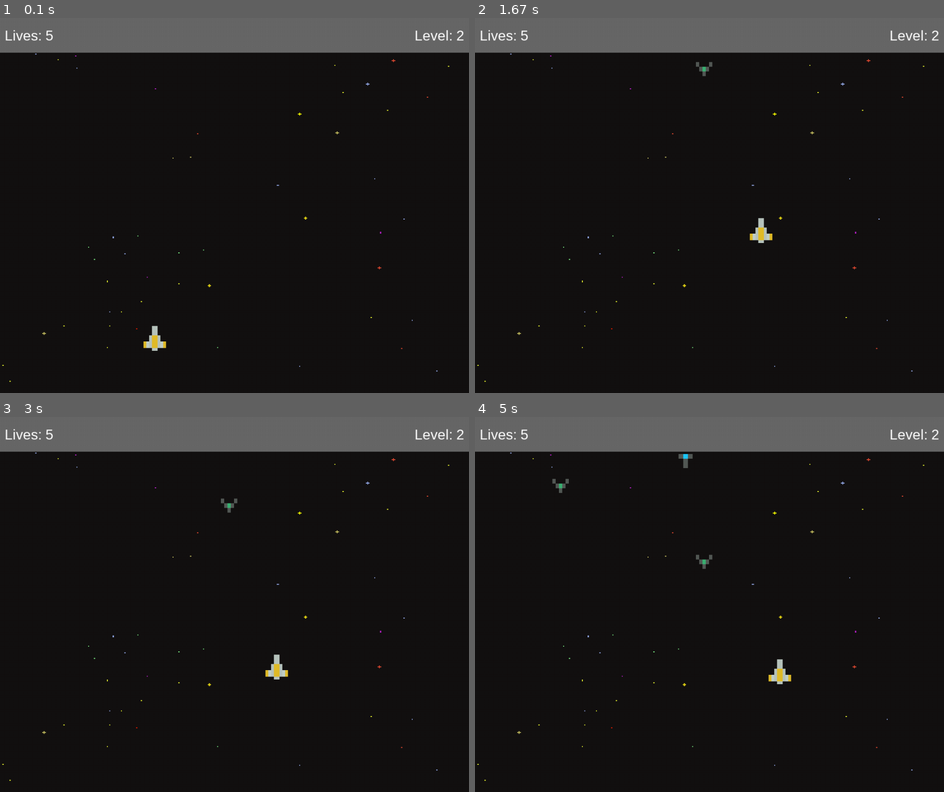
Above: before the commit, frames 1-4 (two rows, left to right).
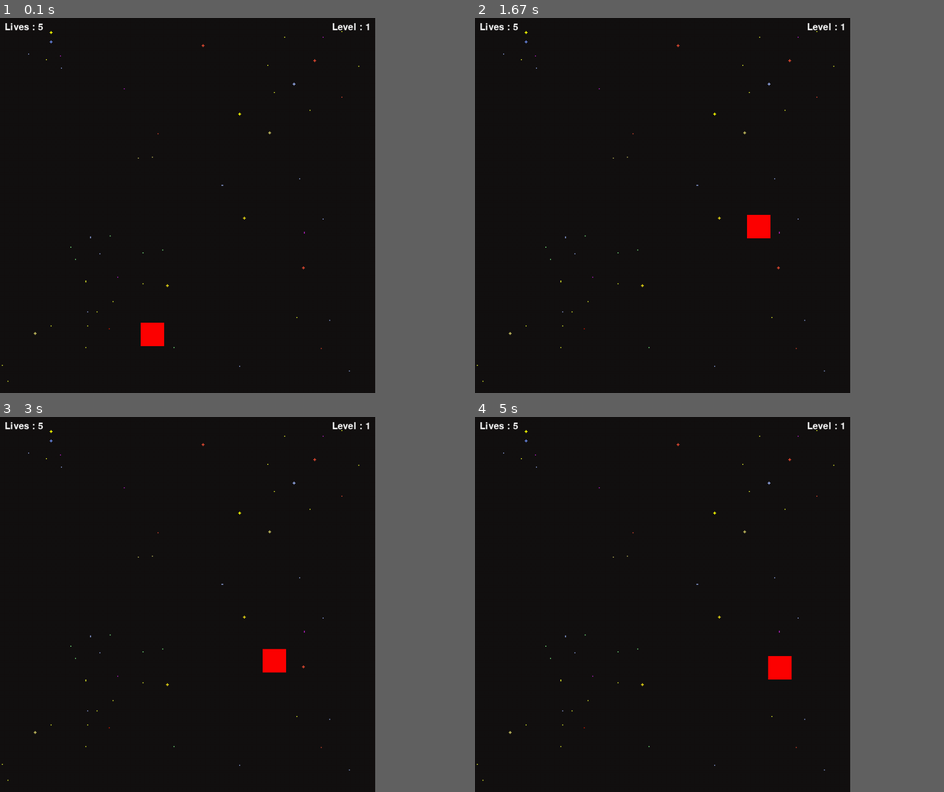
Above: after the commit, the same moments.

Repository: Arunkumar-60/pygame-builds
Game: pygame game, started from Galaxy_Invader/main.py
The game is run twice, just before and just after one commit, with the same random seed, the same clock (stepped at 60 frames per second) and the same inputs.
Inputs:
- Up to frame 1 (0.1 s): no input
- Up to frame 2 (1.67 s): hold W 0.33-0.8 s; hold Right 0.33-0.8 s; hold Right 0.83-1.3 s; hold W 1.33-1.63 s
- Up to frame 3 (3 s): hold Right 1.67-2.13 s; hold A 2.17-2.7 s; hold Down from 2.73 s (still down)
- Up to frame 4 (5 s): release Down at 3.03 s; hold A 3.07-3.47 s; hold Up 3.5-3.87 s; hold D 3.9-4.53 s; hold Down 4.57-4.93 s; hold A from 4.97 s (still down)
In our replay, the window is 900x720 before the commit and 720x720 after it. These sizes can differ from the game's own. Grey fills any space a smaller window leaves; there, only what the larger window draws over its background counts as a difference.

The runs differ from the first frame. In frame 1, 9.8% of the frame differs, in the area x 0-100%, y 0-98%; in frame 2, 9.8%; in frame 3, 9.9%; in frame 4, 10%.

Commit message:
friday - 31-jan BEFORE EXAM

Diff:
--- a/Galaxy_Invader/main.py
+++ b/Galaxy_Invader/main.py
@@ -1,291 +1,123 @@
 import pygame
+import math
+import time
+import os
 import random
-import os
-import time
 
-# Path
-
-IMAGE_PATH = 'Assets/Img'
-AUDIO_PATH = 'Assets/Audio'
-
-#
-padding_x=10
-padding_y = 20
-offset_X=padding_x/2
-offset_y=padding_y/2
 
 # Initialize pygame
+
 pygame.init()
 
 # Initialize font
+
 pygame.font.init()
 
-# Define colors
 
-WHITE = (255, 255, 255)
-BLACK = (0, 0, 0)
-RED = (255, 0, 0)
-GREEN = (0, 255, 0)
-BLUE = (0, 0, 255)
-YELLOW = (255, 255, 0)
-GREY = (104, 104, 104)
+#path
+IMG_PATH = 'Assets/Img'
 
-# Set Game Speed
-
-FPS = 60
-PLAYER_VELOCITY = 5
-
-# Load Fonts
-
-
-HEALTH_FONT = pygame.font.SysFont('arial', 30)
-
-
-# load Images
-
-RED_SPACE_SHIP_IMAGE = pygame.image.load(os.path.join(
-    IMAGE_PATH,'pixel_ship_red_small.png'))
-
-GREEN_SPACE_SHIP_IMAGE = pygame.image.load(os.path.join(
-    IMAGE_PATH,'pixel_ship_green_small.png'))
-
-BLUE_SPACE_SHIP_IMAGE = pygame.image.load(os.path.join(
-    IMAGE_PATH,'pixel_ship_blue_small.png'))
-
-
-# THIS IS PLAYER SHIP IMAGE
-
-YELLOW_SPACE_SHIP_IMAGE = pygame.image.load(os.path.join(
-    IMAGE_PATH,'pixel_ship_yellow.png'))
-
-# load Bullet Images
-
-RED_LASER_IMAGE = pygame.image.load(os.path.join(
-    IMAGE_PATH,'pixel_laser_red.png'))
-
-GREEN_LASER_IMAGE = pygame.image.load(os.path.join(
-    IMAGE_PATH,'pixel_laser_green.png'))
-
-BLUE_LASER_IMAGE = pygame.image.load(os.path.join(
-    IMAGE_PATH,'pixel_laser_blue.png'))
-
-YELLOW_LASER_IMAGE = pygame.image.load(os.path.join(
-    IMAGE_PATH,'pixel_laser_yellow.png'))
-
-
-
-# Set window size
-
-WINDOW_WIDTH = 1000
-WINDOW_HEIGHT = 800
-
-# Set up the window
-
-GAME_WINDOW = pygame.display.set_mode((WINDOW_WIDTH, WINDOW_HEIGHT))
-
-GAME_STATS = pygame.Rect(0,0,WINDOW_WIDTH,40)
+WIDTH , HEIGHT = 800,800
+WIN=pygame.display.set_mode((WIDTH,HEIGHT))
 
 # Title, Background image and ICON
 
 pygame.display.set_caption("Space Invaders")
 
-ICON = pygame.image.load(os.path.join(
-    IMAGE_PATH,'pixel_ship_yellow.png'))
+ICON = pygame.image.load(os.path.join(IMG_PATH, 'pixel_ship_yellow.png'))
 
 pygame.display.set_icon(ICON)
 
-BACKGROUND_IMAGE = pygame.transform.scale(pygame.image.load(os.path.join('Assets/Img', 'background-black.png')), (WINDOW_WIDTH, WINDOW_HEIGHT))
 
 
-# Ship dimensions
+# Define colors
 
-SHIP_WIDTH = 60
-SHIP_HEIGHT = 60
+WHITE = (255, 255, 255)
 
-#enemies
+BLACK = (0, 0, 0)
 
-ENEMY_WIDTH = 50
-ENEMY_HEIGHT = 50
+RED = (255, 0, 0)
 
+GREEN = (0, 255, 0)
 
-def collide(obj1,obj2):
-    offset_x = obj2.x - obj1.x
-    offset_y = obj2.y - obj1.y
-    return obj1.mask.overlap(obj2.mask , (offset_y,offset_y)) != None
+BLUE = (0, 0, 255)
 
-class Laser:
-    def __init__(self, x, y, img):
-        self.x = x
-        self.y = y
-        self.img = img
-        self.mask = pygame.mask.from_surface(self.img)
+YELLOW = (255, 255, 0)
 
-    def draw(self, window):
-        window.blit(self.img, (self.x, self.y))
+GREY = (104,104,104)
 
-    def move(self, LASER_VELOCITY):
-        self.y -= LASER_VELOCITY
+def rotate(a):
+    return pygame.transform.rotate(a, 180)
 
-    def off_screen(self,height):
-        return not (self.y <= height and self.y>=0)
+# Load images
+RED_SPACE_SHIP = rotate(pygame.image.load(os.path.join(IMG_PATH, 'pixel_ship_red_small.png')))
 
-    def collision(self, obj):
-        return collide(self, obj)
+GREEN_SPACE_SHIP = rotate(pygame.image.load(os.path.join(IMG_PATH, 'pixel_ship_green_small.png')))
+
+BLUE_SPACE_SHIP = rotate(pygame.image.load(os.path.join(IMG_PATH, 'pixel_ship_blue_small.png')))
+
+#player ship
+YELLOW_SPACE_SHIP = pygame.image.load(os.path.join(IMG_PATH, 'pixel_ship_yellow.png'))
+
+# Lasers
+
+RED_LASER = pygame.image.load(os.path.join(IMG_PATH, 'pixel_laser_red.png'))
+
+GREEN_LASER = pygame.image.load(os.path.join(IMG_PATH, 'pixel_laser_green.png'))
+
+BLUE_LASER = pygame.image.load(os.path.join(IMG_PATH, 'pixel_laser_blue.png'))
+
+YELLOW_LASER = pygame.image.load(os.path.join(IMG_PATH, 'pixel_laser_yellow.png'))
+
+# Background
+
+BG = pygame.transform.scale(pygame.image.load(os.path.join(IMG_PATH, 'background-black.png')),(WIDTH,HEIGHT))
+
+# Set up the window
+
 
 
 class Ship:
-
-    COOLDOWN = 30
     def __init__(self, x, y, health=100):
         self.x = x
         self.y = y
         self.health = health
         self.ship_img = None
         self.laser_img = None
-        self.cooldown_counter = 0
-        self.lasers=[]
-
-
+        self.lasers = []
+        self.cool_down_counter = 0
 
     def draw(self, window):
-        window.blit(self.ship_img, (self.x,self.y))
-        for lasers in self.lasers:
-            lasers.draw(window)
+        pygame.draw.rect(window, RED , (self.x,self.y,50,50))
 
-    def move_lasers(self,LASER_VELOCITY,objs):
-        self.cooldown()
-        for laser in self.lasers:
-            laser.move(LASER_VELOCITY)
-            if laser.off_screen(WINDOW_HEIGHT):
-                self.lasers.remove(laser)
-            elif laser.collision(objs):
-                self.health -= 10
-                self.lasers.remove(laser)
+def main():
+    run =True
 
-    def cooldown(self):
-        if self.cooldown_counter >= self.COOLDOWN:
-            self.cooldown_counter =0
-        elif self.cooldown_counter > 0:
-            self.cooldown_counter = 0
-
-    def shoot(self):
-        if self.cooldown_counter == 0:
-            laser = Laser(self.x + self.get_width() // 2 - 5, self.y - 10, self.laser_img)
-            self.lasers.append(laser)
-            self.cooldown_counter = 1
-
-
-    def get_width(self):
-        return self.ship_img.get_width()
-
-    def get_height(self):
-        return self.ship_img.get_height()
-
-class Player(Ship):
-    def __init__(self, x, y, health=100):
-        super().__init__(x, y, health)
-
-        self.ship_img = pygame.transform.scale(YELLOW_SPACE_SHIP_IMAGE,(SHIP_WIDTH,SHIP_HEIGHT))
-        self.laser_img = YELLOW_LASER_IMAGE
-        self.mask = pygame.mask.from_surface(self.ship_img)
-        self.max_health =  health
-
-
-    def move_lasers(self,LASER_VELOCITY,objs):
-        self.cooldown()
-        for laser in self.lasers:
-            laser.move(LASER_VELOCITY)
-            if laser.off_screen(WINDOW_HEIGHT):
-                self.lasers.remove(laser)
-            else:
-                for obj in objs:
-                    if laser.collision(obj):
-                        objs.remove(obj)
-                        self.lasers.remove(laser)
-
-
-class Enemy(Ship):
-    #dictonary to map issues
-    COLOR_MAP = {
-        RED: (pygame.transform.rotate(pygame.transform.scale(RED_SPACE_SHIP_IMAGE,(ENEMY_WIDTH,ENEMY_HEIGHT)),180),RED_LASER_IMAGE),
-        GREEN: (pygame.transform.rotate(pygame.transform.scale(GREEN_SPACE_SHIP_IMAGE,(ENEMY_WIDTH,ENEMY_HEIGHT)),180),GREEN_LASER_IMAGE),
-        BLUE: (pygame.transform.rotate(pygame.transform.scale(BLUE_SPACE_SHIP_IMAGE,(ENEMY_WIDTH,ENEMY_HEIGHT)),180),BLUE_LASER_IMAGE)
-    }
-    def __init__(self, x, y,color ,health=100):
-        super().__init__(x, y, health)
-
-        self.ship_img, self.laser_img = self.COLOR_MAP[color]
-        self.mask = pygame.mask.from_surface(self.ship_img)
-        self.max_health = health
-    def move(self,ENEMY_VELOCITY):
-        self.y += ENEMY_VELOCITY
-
-# Game loop
-def main():
-    run = True
+    FPS=60
     level = 1
     lives = 5
+    player_vel = 5
+    main_font = pygame.font.SysFont('comicsans', 30)
+    player = Ship(300,650)
     clock = pygame.time.Clock()
-    main_font = pygame.font.SysFont('arial',50)
-    lost_font = pygame.font.SysFont('arial', 70)
-
-    WAVE_LENGTH = 0
-    ENEMY_VELOCITY =1
-    LASER_VELOCITY = 4
-    lost = False
-    player = Player(300,650)
-
-    enemies = []
-
-
-    def redraw_window():
-        lives_label = HEALTH_FONT.render(f'Lives: {lives}',1, WHITE)
-        level_label = HEALTH_FONT.render(f'Level: {level}',1, WHITE)
-
-        GAME_WINDOW.blit(BACKGROUND_IMAGE, (0, 0))
-
-        GAME_STATS.width= WINDOW_WIDTH
-        GAME_STATS.height= max(lives_label.get_height(),level_label.get_height()) + padding_y*2
-
-
-        for enemy in enemies:
-            enemy.draw(GAME_WINDOW)
-        player.draw(GAME_WINDOW)
 
 
 
 
+    def redraw_window():
+        WIN.blit(BG, (0,0))
+        lives_lebel = main_font.render(f"Lives : {lives}", 1 , WHITE)
+        level_lebel = main_font.render(f"Level : {level}", 1, WHITE)
 
-        pygame.draw.rect(GAME_WINDOW, GREY, GAME_STATS)
-        GAME_WINDOW.blit(lives_label, (padding_x, padding_y))
-        GAME_WINDOW.blit(level_label, (WINDOW_WIDTH-level_label.get_width()-padding_x,padding_y))
-        if lost:
-            GAME_WINDOW.blit(lost_font.render('Game Over!',1, RED), (WINDOW_WIDTH/2 - lost_font.render('Game Over!',1, RED).get_width()/2, WINDOW_HEIGHT/2))
-
+        WIN.blit(lives_lebel, (10,10))
+        WIN.blit(level_lebel, (WIDTH - level_lebel.get_width() - 10, 10))
+        player.draw(WIN)
 
         pygame.display.update()
 
     while run:
         clock.tick(FPS)
         redraw_window()
-
-        if lives <=0 or player.health <=0:
-            lost = True
-
-            lost_count +=1
-            if lost_count > 3 * FPS:
-                run=False
-            else:
-                continue
-
-
-        if len(enemies)==0:
-            level += 1
-            WAVE_LENGTH += 5
-            for i in range(WAVE_LENGTH):
-                enemy = Enemy(random.randrange(50, WINDOW_WIDTH-50-ENEMY_WIDTH),random.randint(-1000,-10),random.choice([RED,GREEN,BLUE]))
-                enemies.append(enemy)
-
         for event in pygame.event.get():
             if event.type == pygame.QUIT:
                 run = False
@@ -294,31 +126,15 @@
                 if event.key == pygame.K_ESCAPE:
                     run = False
                     pygame.quit()
+            # player movement
+        keys = pygame.key.get_pressed()
 
-        keys = pygame.key.get_pressed()
-        if (keys[pygame.K_a] or keys[pygame.K_LEFT]) and (player.x-PLAYER_VELOCITY > 0): #left
-            player.x -= PLAYER_VELOCITY
-        if (keys[pygame.K_d] or keys[pygame.K_RIGHT]) and (player.x+PLAYER_VELOCITY) < WINDOW_WIDTH - player.get_width() : #right
-            player.x += PLAYER_VELOCITY
-        if (keys[pygame.K_w] or keys[pygame.K_UP]) and (player.y - PLAYER_VELOCITY > 0 + GAME_STATS.height ): #up
-            player.y -= PLAYER_VELOCITY
-        if (keys[pygame.K_s] or keys[pygame.K_DOWN]) and (player.y + PLAYER_VELOCITY + player.get_height() <WINDOW_HEIGHT ): #down
-            player.y += PLAYER_VELOCITY
-        if keys[pygame.K_SPACE]:
-            player.shoot()
-
-        for enemy in enemies[:]:
-            enemy.move(ENEMY_VELOCITY)
-            enemy.move_lasers(LASER_VELOCITY,player)
-            if enemy.y + enemy.get_height() > WINDOW_HEIGHT:
-                lives -= 1
-                enemies.remove(enemy)
-
-        player.move_lasers( 0 - LASER_VELOCITY , enemies)
-        redraw_window()
-
-
-
-
-if __name__ == "__main__":
-    main()
+        if (keys[pygame.K_LEFT] or keys[pygame.K_a]):
+            player.x -= player_vel
+        if (keys[pygame.K_RIGHT] or keys[pygame.K_d]):
+            player.x += player_vel
+        if (keys[pygame.K_UP] or keys[pygame.K_w]):
+            player.y -= player_vel
+        if (keys[pygame.K_DOWN] or keys[pygame.K_s]):
+            player.y += player_vel
+main()
--- a/Space_Dodge/main.py
+++ b/Space_Dodge/main.py
@@ -31,8 +31,6 @@
 WINDOW_WIDTH = 1000
 WINDOW_HEIGHT = 800
 GAME_BORDER_WIDTH = 10
-
-
 
 
 # Define colors
Not shown, added: Galaxy_Invader/Assets/Sound/Game_Over.wav
Not shown, added: Galaxy_Invader/Assets/Sound/Grenade+1.mp3
Not shown, added: Galaxy_Invader/Assets/Sound/Laser+1.mp3
